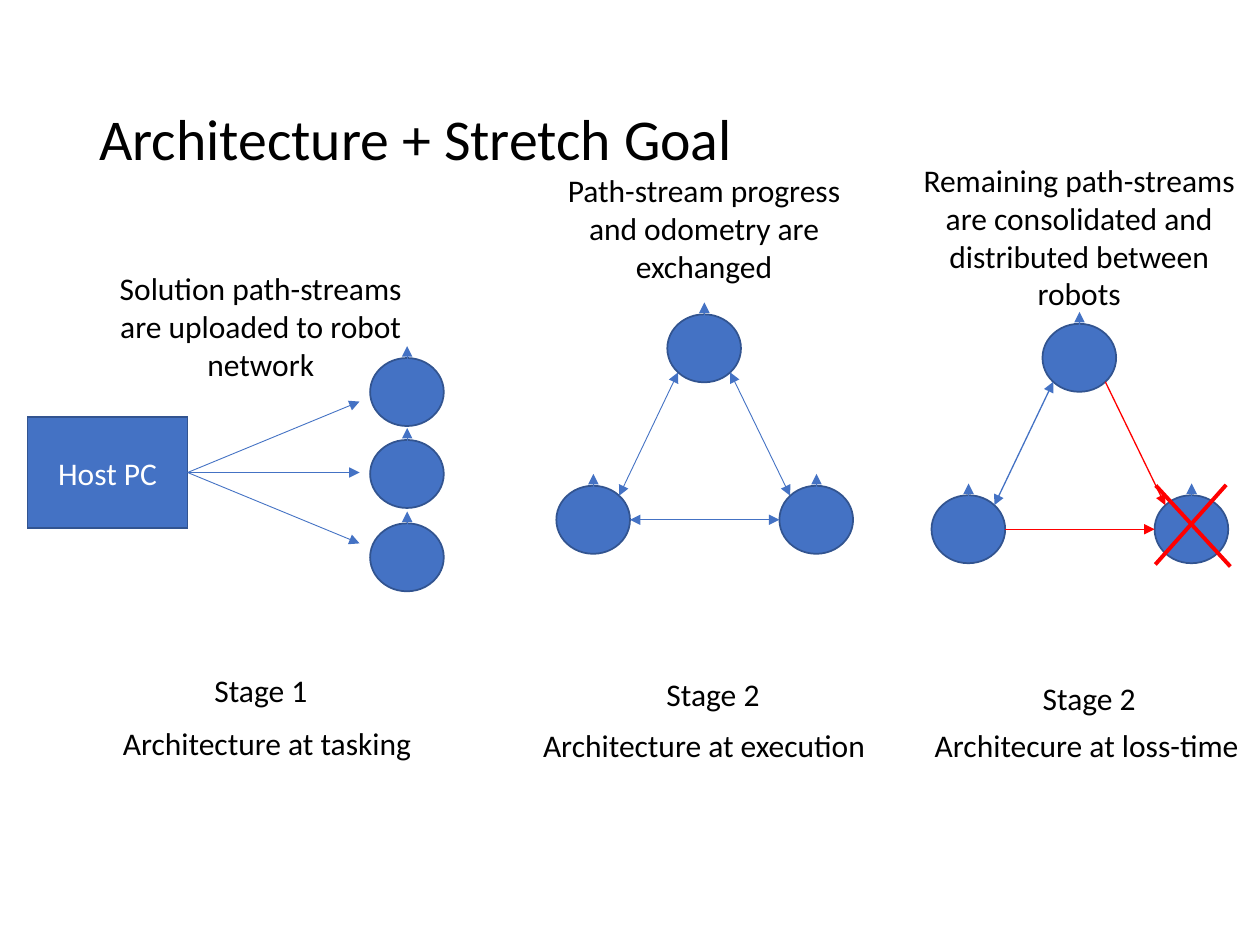
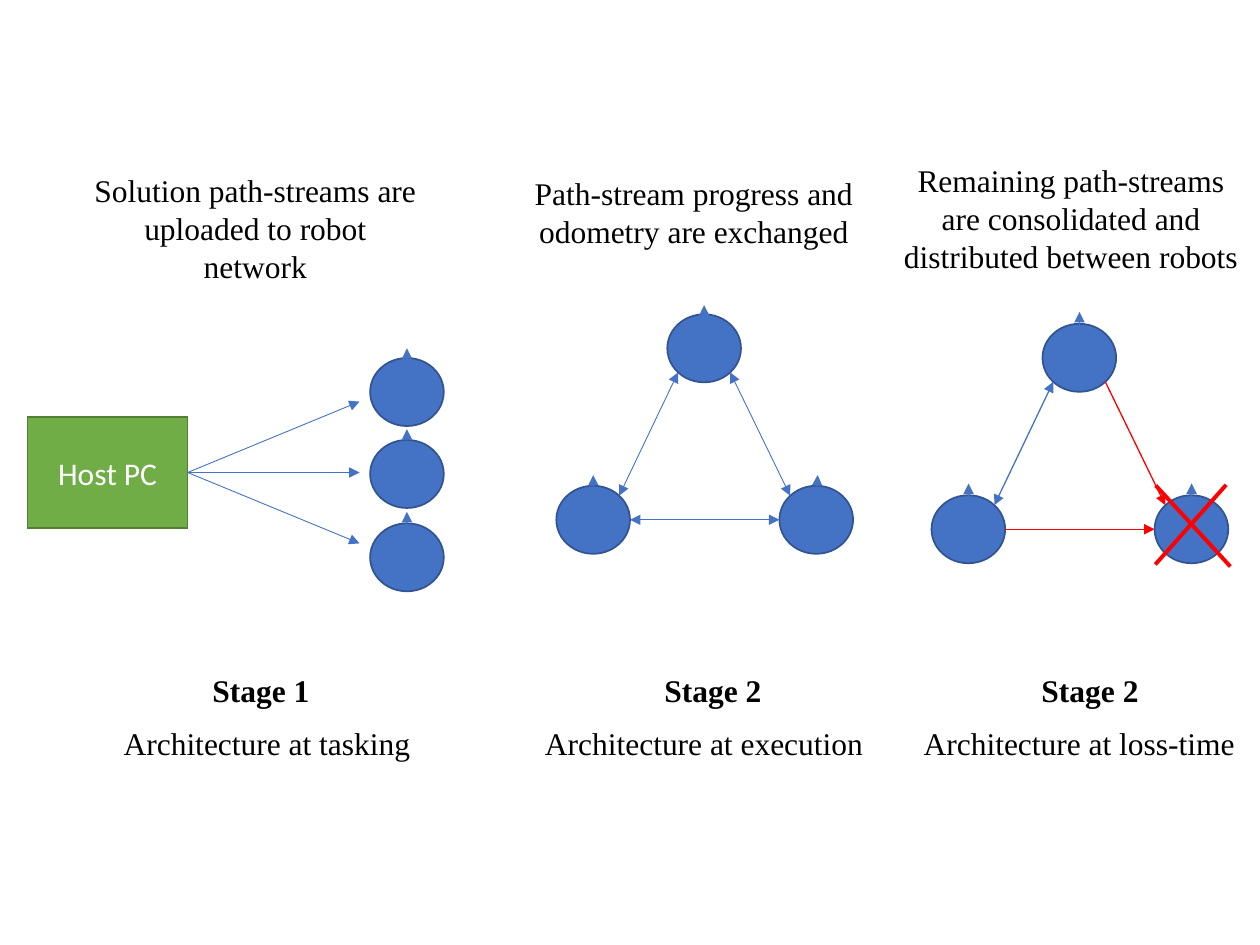
Before and after one commit to gestalt-arch/gestalt-arch, a slide deck: slide 10 of docs/project-spec.pptm. Drawn at 1260x945 pixels with LibreOffice and Linux fonts; fonts in the diff are those of the drawing. Boxes give left, top, right and bottom in pixels: in the first picture for what was removed or moved away, otherwise in the second. Text is boxed around its words. In the diff, an @@ line names an element or a change of style, - is before the commit and + after.

```diff
--- a/docs/project-spec.pptm
+++ b/docs/project-spec.pptm
@@ title removed at (99,120,732,161) @@
-Architecture + Stretch Goal
@@ font Calibri to Times New Roman in 5 elements at (124,733,410,761), (545,733,863,756), (535,183,852,249), (904,170,1238,269), (94,180,416,279) @@
@@ text "Solution path-streams are uploaded to ...": place and size @@
-text "Solution path-streams are uploaded to ..." at (120,278,401,377)
+text "Solution path-streams are uploaded to ..." at (94,180,416,279)
@@ text "Path-stream progress and odometry are ...": place and size @@
-text "Path-stream progress and odometry are ..." at (568,180,840,284)
+text "Path-stream progress and odometry are ..." at (535,183,852,249)
@@ text "Remaining path-streams are consolidated and ...": place and size @@
-text "Remaining path-streams are consolidated and ..." at (924,170,1234,313)
+text "Remaining path-streams are consolidated and ..." at (904,170,1238,269)
@@ rectangle "Host PC" at (28,417,188,528): fill #4472C4 to #70AD47; outline #325491 1 pt to #538035 1 pt @@
@@ font Calibri to Times New Roman, bold on in 3 elements at (212,681,310,708), (664,681,762,708), (1041,681,1139,708) @@
@@ text "Stage 2": place and size @@
-text "Stage 2" at (1043,689,1136,716)
+text "Stage 2" at (1041,681,1139,708)
@@ text at (924,733,1234,756): text changed; font Calibri to Times New Roman @@
-Architecure at loss-time
+Architecture at loss-time
```
Also in this commit, not shown: 1 other slide changed, 2 slides added, 1 other file.
